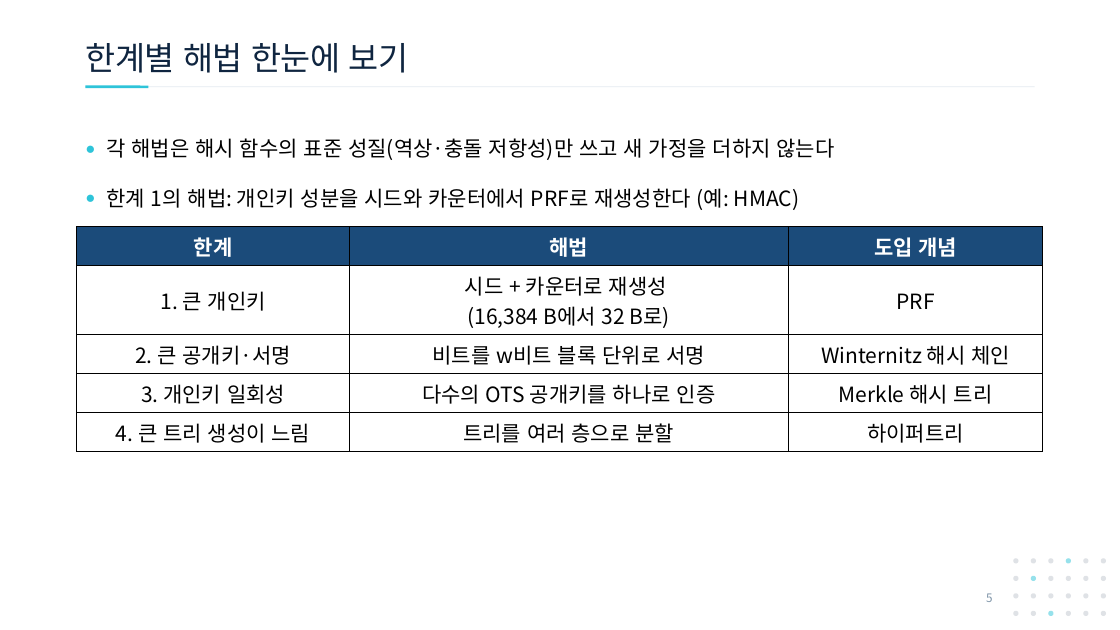
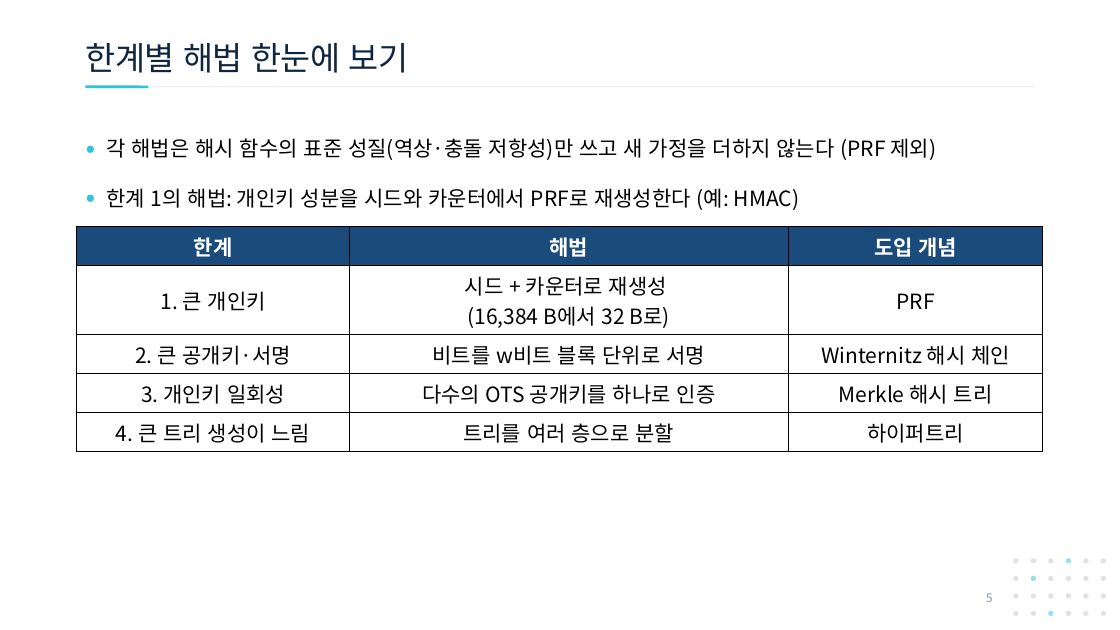
Before and after one commit to giyuubin/PQC, a slide deck: slide 5 of presentation/1001_16-17_Winternitz-Merkle-LMS.pptx. Drawn at 1120x630 pixels with LibreOffice and Linux fonts; fonts in the diff are those of the drawing. Boxes give left, top, right and bottom in pixels: in the first picture for what was removed or moved away, otherwise in the second. Text is boxed around its words. In the diff, an @@ line names an element or a change of style, - is before the commit and + after.

```diff
--- a/presentation/1001_16-17_Winternitz-Merkle-LMS.pptx
+++ b/presentation/1001_16-17_Winternitz-Merkle-LMS.pptx
@@ text at (106,138,937,160): text changed @@
-● 각 해법은 해시 함수의 표준 성질(역상·충돌 저항성)만 쓰고 새 가정을 더하지 않는다
+● 각 해법은 해시 함수의 표준 성질(역상·충돌 저항성)만 쓰고 새 가정을 더하지 않는다 (PRF 제외)
```
Also in this commit, not shown: 8 other slides changed.
